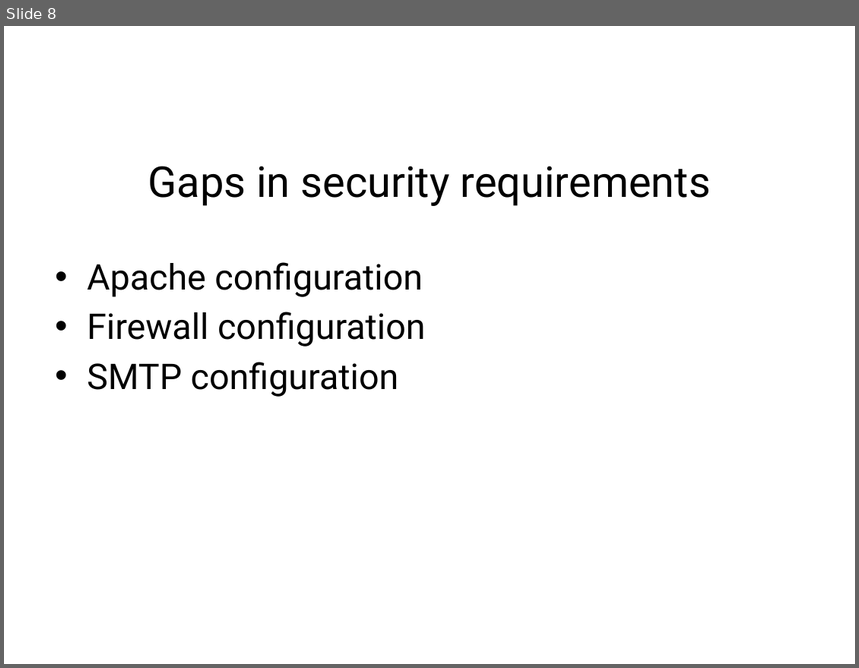
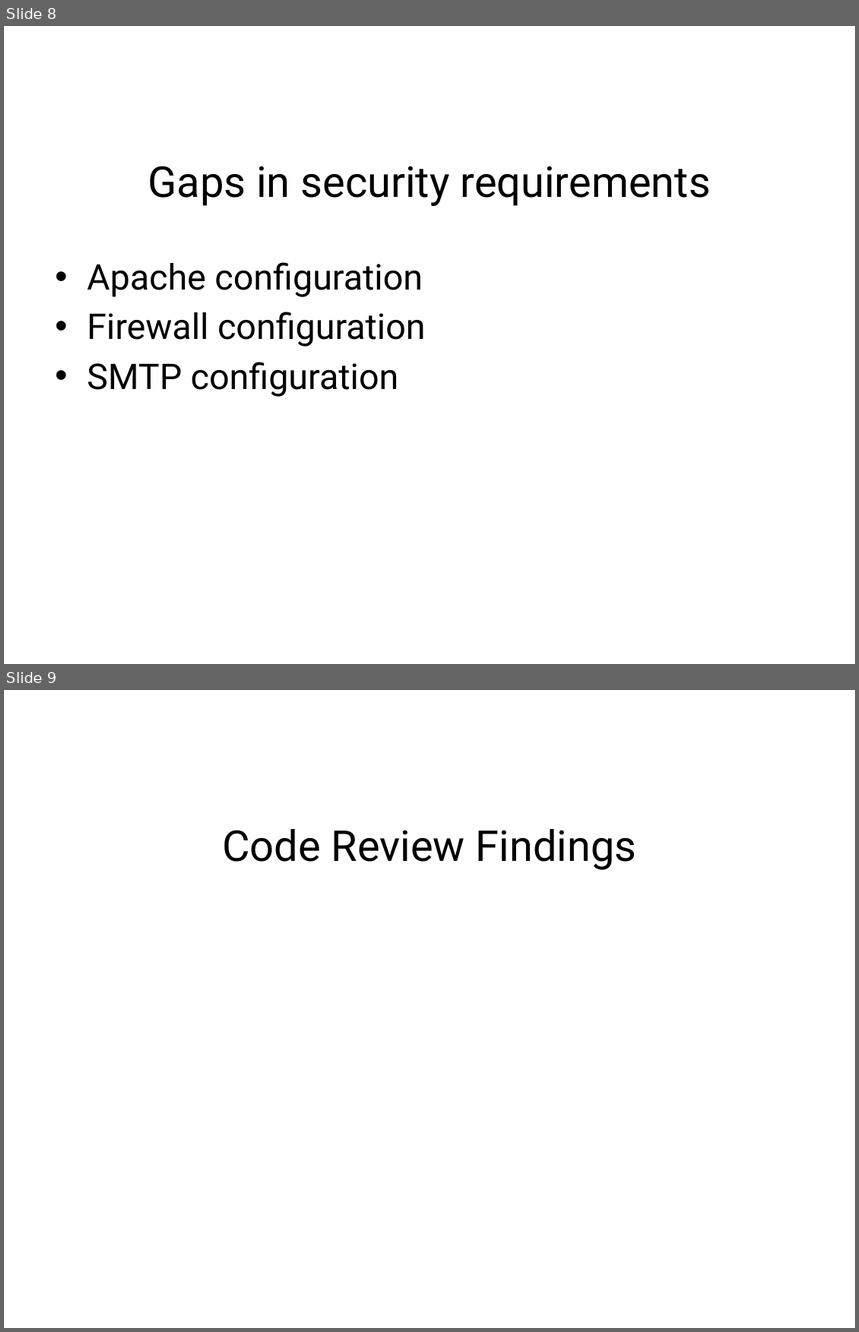
Before and after one commit to team-assure/Semester-Project, a slide deck: Class-Presentation/MISP_Presentation .pptx. Shown one above the other, each under a label of ours: slide 8 before the commit, slides 8 and 9 after it. The pictures are 859x668 and 859x1332 pixels, drawn with LibreOffice and Linux fonts; fonts in the diff are those of the drawing; background and template pictures are left out. Boxes give left, top, right and bottom in pixels: in the first picture for what was removed or moved away, otherwise in the second. Text is boxed around its words. In the diff, an @@ line names an element or a change of style, - is before the commit and + after.

```diff
--- a/Class-Presentation/MISP_Presentation .pptx
+++ b/Class-Presentation/MISP_Presentation .pptx
@@ slide 9 added at [4, 690, 855, 1328], background picture (left out) @@
@@ title added at [222, 829, 637, 870], 36 pt, text #000000 @@
+Code Review Findings
```
Also in this commit, not shown: 1 slide changed, 3 other slides added, 1 other file.
